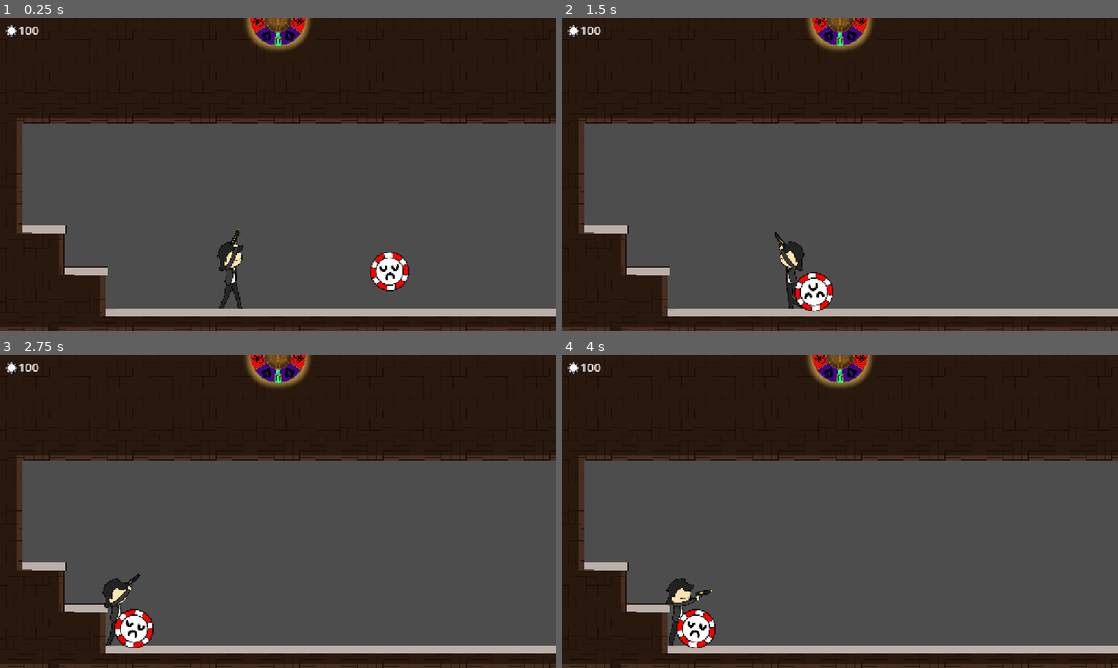
Above: before the commit, frames 1-4 (two rows, left to right).
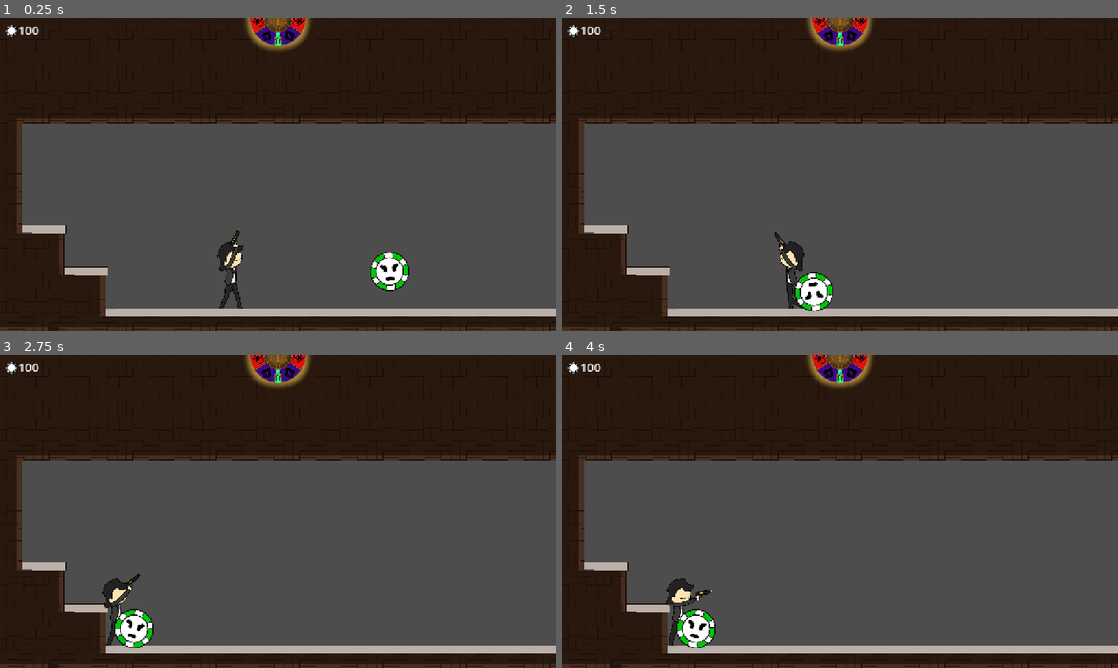
Above: after the commit, the same moments.

Repository: ClipperDev/spinning-game
Game: Godot game, scene res://levels/test_world.tscn
Same seed, same stepped clock (60 frames per second), same inputs: the game is played once before the commit and once after it. This scene is started directly instead of the project's main scene.
Inputs (mouse positions are in pixels of both pictures, inside the frame that each line leads up to):
- Up to frame 1 (0.25 s): no input
- Up to frame 2 (1.5 s): move the mouse to (962, 158) at 0.52 s; press the mouse at (962, 158) at 0.53 s; hold D (right) from 0.53 s (still down); tap Space (jump) at 0.77 s; move the mouse to (728, 190) at 1.27 s; release the mouse at (728, 190) at 1.28 s; tap Q (spin) at 1.35 s
- Up to frame 3 (2.75 s): tap Space (jump) at 1.52 s; move the mouse to (333, 442) at 2.02 s; release D (right) at 2.03 s; press the mouse at (333, 442) at 2.03 s; hold A (left) from 2.03 s (still down)
- Up to frame 4 (4 s): move the mouse to (812, 574) at 2.77 s; release A (left) at 2.78 s; release the mouse at (812, 574) at 2.78 s; hold D (right) from 2.78 s (still down); tap Q (spin) at 2.85 s; tap Space (jump) at 3.02, 3.77 s; tap Enter at 3.5 s; move the mouse to (1006, 558) at 3.52 s; press the mouse at (1006, 558) at 3.53 s

The runs differ from the first frame. In frame 1, 0.2% of the frame differs, in the area x 66-74%, y 75-87%; in frame 2, 0.2%; in frame 3, 0.2%, in the area x 20-28%, y 81-94%; in frame 4, 0.2%.

Commit message:
poker enemy made

Diff:
--- /dev/null
+++ b/enemies/pokerchip/BLACKpoker.tscn
@@ -0,0 +1,9 @@
+[gd_scene format=3 uid="uid://d0kdy25mlxgka"]
+
+[ext_resource type="PackedScene" uid="uid://b4twtsva0if78" path="res://enemies/pokerchip/base_poker.tscn" id="1_t0ocw"]
+
+[node name="base_poker" unique_id=423833925 instance=ExtResource("1_t0ocw")]
+run_speed = 150.0
+
+[node name="AnimatedSprite2D" parent="body" parent_id_path=PackedInt32Array(1831965452) index="0" unique_id=579358873]
+animation = &"black"
--- /dev/null
+++ b/enemies/pokerchip/BLUEpoker.tscn
@@ -0,0 +1,8 @@
+[gd_scene format=3 uid="uid://dbuj5r2sk4uq7"]
+
+[ext_resource type="PackedScene" uid="uid://b4twtsva0if78" path="res://enemies/pokerchip/base_poker.tscn" id="1_chrlx"]
+
+[node name="base_poker" unique_id=423833925 instance=ExtResource("1_chrlx")]
+
+[node name="AnimatedSprite2D" parent="body" parent_id_path=PackedInt32Array(1831965452) index="0" unique_id=579358873]
+animation = &"blue"
--- /dev/null
+++ b/enemies/pokerchip/GREENpoker.tscn
@@ -0,0 +1,5 @@
+[gd_scene format=3 uid="uid://cexgxuksfxx8k"]
+
+[ext_resource type="PackedScene" uid="uid://b4twtsva0if78" path="res://enemies/pokerchip/base_poker.tscn" id="1_p7wds"]
+
+[node name="base_poker" unique_id=423833925 instance=ExtResource("1_p7wds")]
--- /dev/null
+++ b/enemies/pokerchip/REDpoker.tscn
@@ -0,0 +1,8 @@
+[gd_scene format=3 uid="uid://d4nkhd61nii62"]
+
+[ext_resource type="PackedScene" uid="uid://b4twtsva0if78" path="res://enemies/pokerchip/base_poker.tscn" id="1_v17wd"]
+
+[node name="base_poker" unique_id=423833925 instance=ExtResource("1_v17wd")]
+
+[node name="AnimatedSprite2D" parent="body" parent_id_path=PackedInt32Array(1831965452) index="0" unique_id=579358873]
+animation = &"red"
--- a/enemies/pokerchip/base_poker.gd
+++ b/enemies/pokerchip/base_poker.gd
@@ -15,6 +15,7 @@
 
 @export var max_health: float = 10
 var health: float
+@export var damage: float = 10
 
 var alert: bool = false
 
--- a/enemies/pokerchip/base_poker.tscn
+++ b/enemies/pokerchip/base_poker.tscn
@@ -5,6 +5,9 @@
 [ext_resource type="Script" uid="uid://bhsx2ck3idi4e" path="res://player/player2/state_machine.gd" id="3_1ak7o"]
 [ext_resource type="Script" uid="uid://d07w7diyg6p66" path="res://enemies/pokerchip/states/poker_walk.gd" id="4_wh7bk"]
 [ext_resource type="Script" uid="uid://c2fa0kn5k2tdj" path="res://enemies/pokerchip/poker_run.gd" id="4_xu30f"]
+[ext_resource type="Texture2D" uid="uid://bfc3ui0r3irub" path="res://enemies/pokerchip/blackpoker.png" id="5_ddhaj"]
+[ext_resource type="Texture2D" uid="uid://b5610hvt2rqup" path="res://enemies/pokerchip/bluepoker.png" id="6_uds4d"]
+[ext_resource type="Texture2D" uid="uid://b743qj8s33kl5" path="res://enemies/pokerchip/greenpoker.png" id="7_xfphy"]
 
 [sub_resource type="CircleShape2D" id="CircleShape2D_caei2"]
 radius = 44.911022
@@ -23,10 +26,34 @@
 animations = [{
 "frames": [{
 "duration": 1.0,
+"texture": ExtResource("5_ddhaj")
+}],
+"loop": 1,
+"name": &"black",
+"speed": 5.0
+}, {
+"frames": [{
+"duration": 1.0,
+"texture": ExtResource("6_uds4d")
+}],
+"loop": 1,
+"name": &"blue",
+"speed": 5.0
+}, {
+"frames": [{
+"duration": 1.0,
+"texture": ExtResource("7_xfphy")
+}],
+"loop": 1,
+"name": &"green",
+"speed": 5.0
+}, {
+"frames": [{
+"duration": 1.0,
 "texture": ExtResource("2_ivgvl")
 }],
 "loop": 1,
-"name": &"default",
+"name": &"red",
 "speed": 5.0
 }]
 
@@ -80,6 +107,7 @@
 [node name="AnimatedSprite2D" type="AnimatedSprite2D" parent="body" unique_id=579358873]
 scale = Vector2(0.5, 0.5)
 sprite_frames = SubResource("SpriteFrames_yffdw")
+animation = &"green"
 
 [connection signal="area_entered" from="detection_range" to="." method="_on_detection_range_area_entered"]
 [connection signal="timeout" from="direction_timer" to="." method="_on_direction_timer_timeout"]
